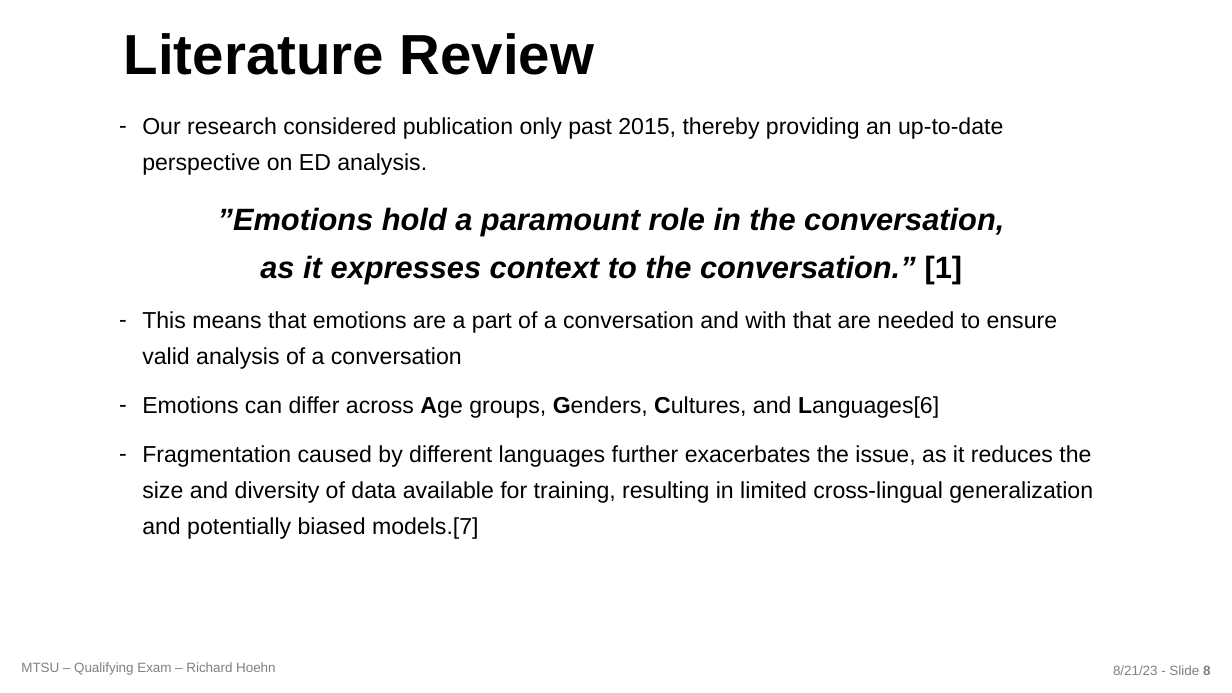
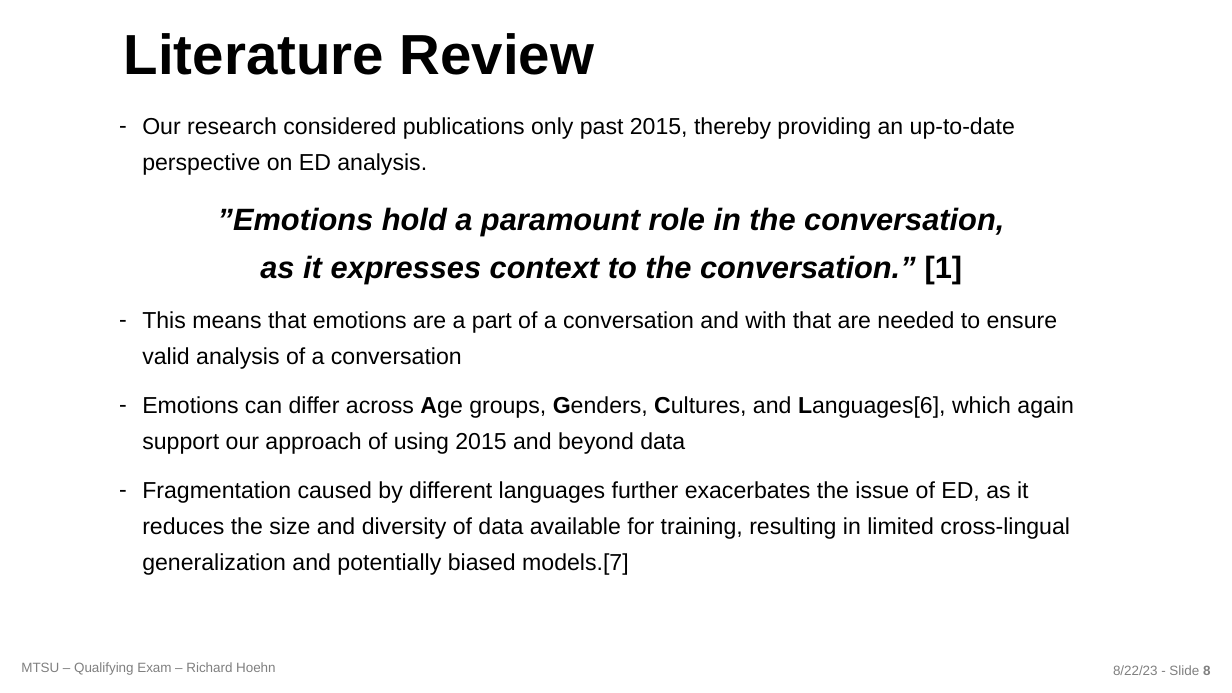
Before and after one commit to richardhoehn/mtsu.coms.qualifying-exam, a slide deck: slide 8 of presentation/COMS_Qualifying_Exam-2023-08-21.pptx. Drawn at 1232x693 pixels with LibreOffice and Linux fonts; fonts in the diff are those of the drawing; background and template pictures are left out. Boxes give left, top, right and bottom in pixels: in the first picture for what was removed or moved away, otherwise in the second. Text is boxed around its words. In the diff, an @@ line names an element or a change of style, - is before the commit and + after.

```diff
--- a/presentation/COMS_Qualifying_Exam-2023-08-21.pptx
+++ b/presentation/COMS_Qualifying_Exam-2023-08-21.pptx
@@ text at bbox=[142, 117, 1015, 175]: text changed @@
-– Our research considered publication only past 2015, thereby providing an up-to-date perspective on ED analysis.
+– Our research considered publications only past 2015, thereby providing an up-to-date perspective on ED analysis.
@@ text at bbox=[142, 396, 1074, 575]: text changed @@
-– Emotions can differ across Age groups, Genders, Cultures, and Languages[6]
-– Fragmentation caused by different languages further exacerbates the issue, as it reduces the size and diversity of data available for training, resulting in limited cross-lingual generalization and potentially biased models.[7]
+– Emotions can differ across Age groups, Genders, Cultures, and Languages[6], which again support our approach of using 2015 and beyond data
+– Fragmentation caused by different languages further exacerbates the issue of ED, as it reduces the size and diversity of data available for training, resulting in limited cross-lingual generalization and potentially biased models.[7]
@@ text at bbox=[1113, 665, 1210, 675]: text changed @@
-8/21/23 - Slide 8
+8/22/23 - Slide 8
```
Also in this commit, not shown: 16 other slides changed, 1 slide added, 5 other files.
